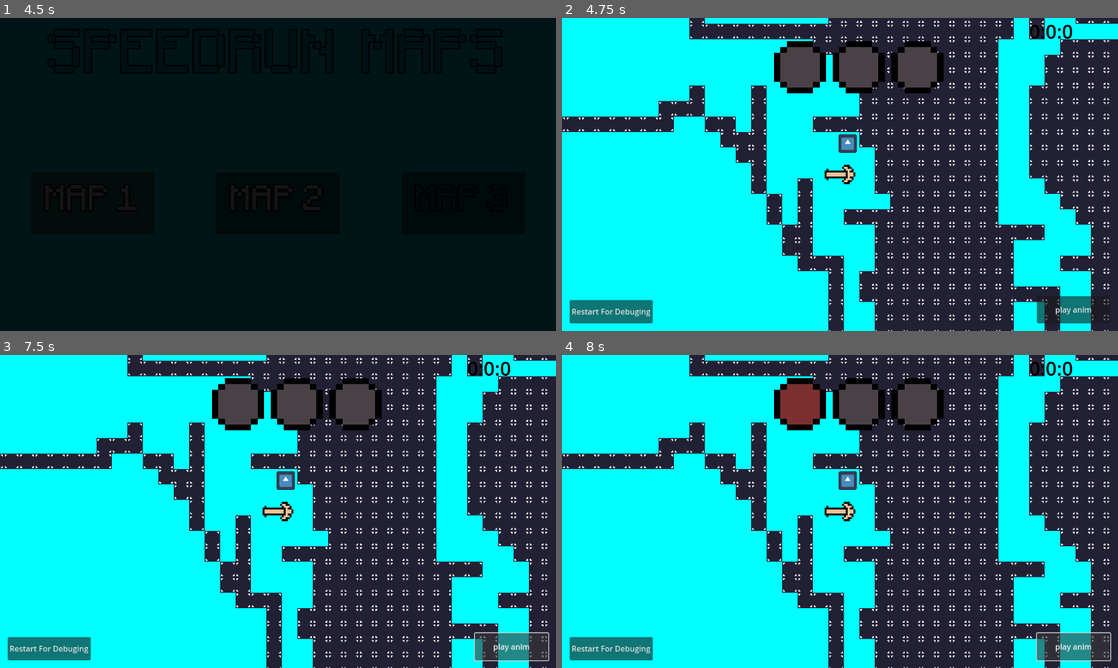
Above: before the commit, frames 1-4 (two rows, left to right).
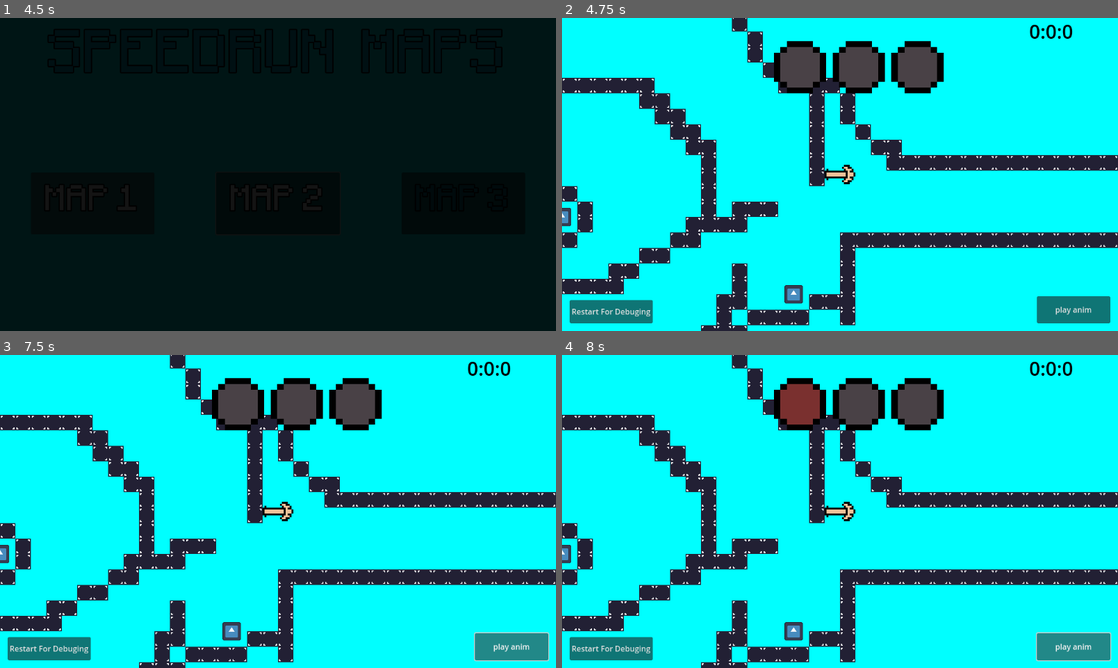
Above: after the commit, the same moments.

Repository: johntheman54321/Pixel-Game-Jam-2024
Game: Godot game, scene res://Scenes/main_menu/main_menu.tscn
Two runs of this game, one before a commit and one after it. Both use one fixed random seed, a clock stepped at 60 frames per second and the inputs below. The engine's default icon, where the game draws it, is replaced by a stand-in: a white triangle on a blue panel in a dark square.
Inputs:
- Up to frame 1 (4.5 s): click "Play" at 0.5 s; click "Play" at 1.25 s; hold Right (ui_right) 2.03-2.78 s; hold Down (ui_down) 2.78-3.5 s; click "MAP 1" at 3.5 s; hold Right (ui_right) from 4.28 s (still down)
- Up to frame 2 (4.75 s): keep holding Right (ui_right)
- Up to frame 3 (7.5 s): release Right (ui_right) at 5 s; click "Restart For Debuging" at 5 s; click "Restart For Debuging" at 5.75 s; click "Restart For Debuging" at 6.5 s; click "play anim" at 7.25 s
- Up to frame 4 (8 s): no input

Frame 1 is identical in both runs. In frame 2, 49% of the frame differs, in the area x 0-100%, y 0-100%; in frame 3, 49%; in frame 4, 49%.

Commit message:
tried to fix bug

Diff:
--- a/Scenes/Maps/Map 1/map_1.tscn
+++ b/Scenes/Maps/Map 1/map_1.tscn
@@ -15,7 +15,7 @@
 0:0/0 = 0
 0:0/0/physics_layer_0/linear_velocity = Vector2(0, 0)
 0:0/0/physics_layer_0/angular_velocity = 0.0
-0:0/0/physics_layer_0/polygon_0/points = PackedVector2Array(-18.5, -18, 18.5, -17.5, 18.5, 17, 18, 17.5, -18.5, 17.5)
+0:0/0/physics_layer_0/polygon_0/points = PackedVector2Array(-18, -20, 18, -19.5, 19, 19, -19, 20)
 
 [sub_resource type="TileSetAtlasSource" id="TileSetAtlasSource_blrpe"]
 texture = ExtResource("4_bqh6k")
@@ -165,7 +165,7 @@
 pitch_scale = 0.38
 
 [node name="Player" parent="." instance=ExtResource("1_euj3i")]
-position = Vector2(9176, 312)
+position = Vector2(2528, 232)
 scale = Vector2(4, 4)
 slide_on_ceiling = false
 floor_block_on_wall = false
Not shown: 1 places in Scenes/map_selection/map_selection.tscn that only renumber resources
